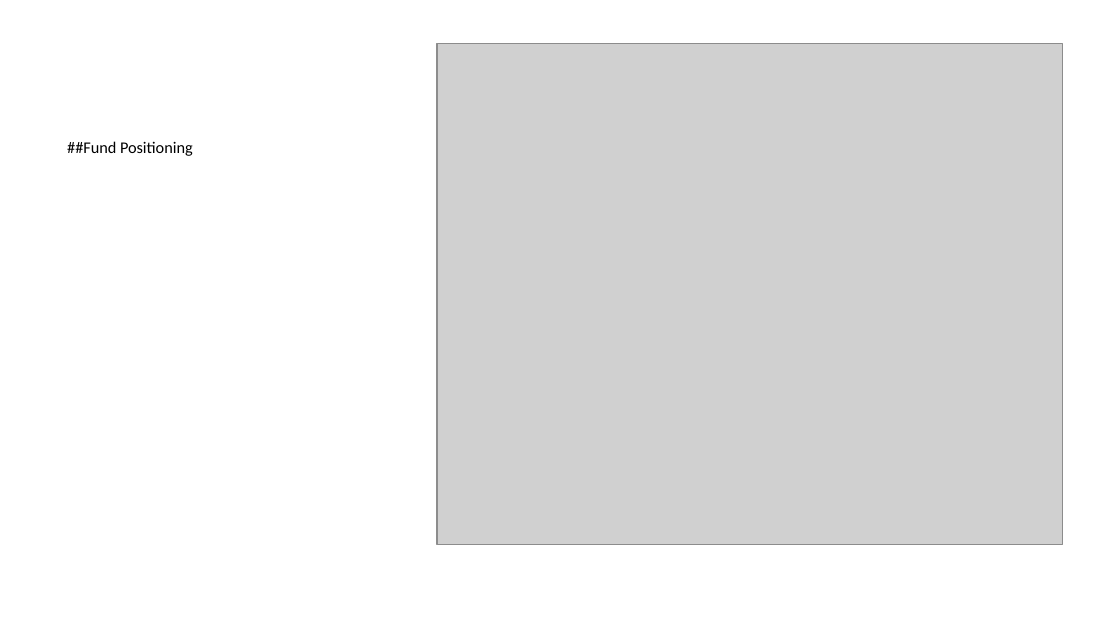
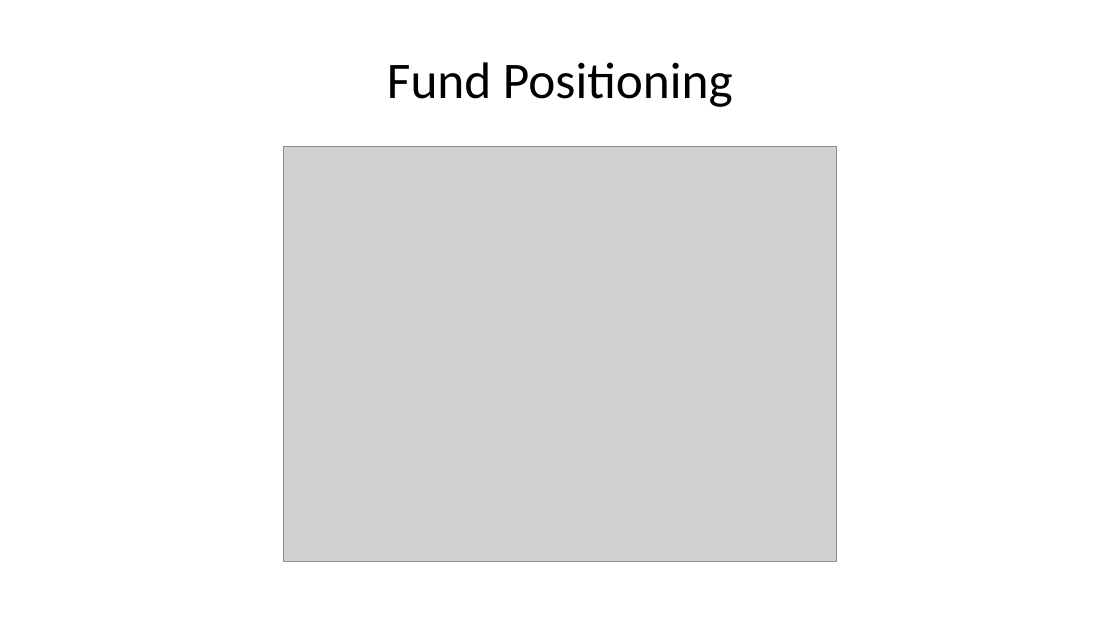
Before and after one commit to 22562435/22562435-FinEcosExam, a slide deck: slide 4 of Questions/Question 4/README.pptx (slide 7 before the commit). Drawn at 1120x630 pixels with LibreOffice and Linux fonts; fonts in the diff are those of the drawing; grey boxes stand for pictures. Boxes give left, top, right and bottom in pixels: in the first picture for what was removed or moved away, otherwise in the second. Text is boxed around its words. In the diff, an @@ line names an element or a change of style, - is before the commit and + after.

```diff
--- a/Questions/Question 4/README.pptx
+++ b/Questions/Question 4/README.pptx
@@ title "Fund Positioning" at [387, 62, 733, 107]: vertical alignment top to middle @@
@@ picture removed at [437, 44, 1062, 544] @@
@@ title at [387, 62, 733, 107]: text changed; size 10.5 to 33 pt @@
-##Fund Positioning
+Fund Positioning
@@ picture added at [283, 147, 837, 562] @@
```
Also in this commit, not shown: 2 other slides changed, 3 slides added, 6 slides removed, 14 other files.
